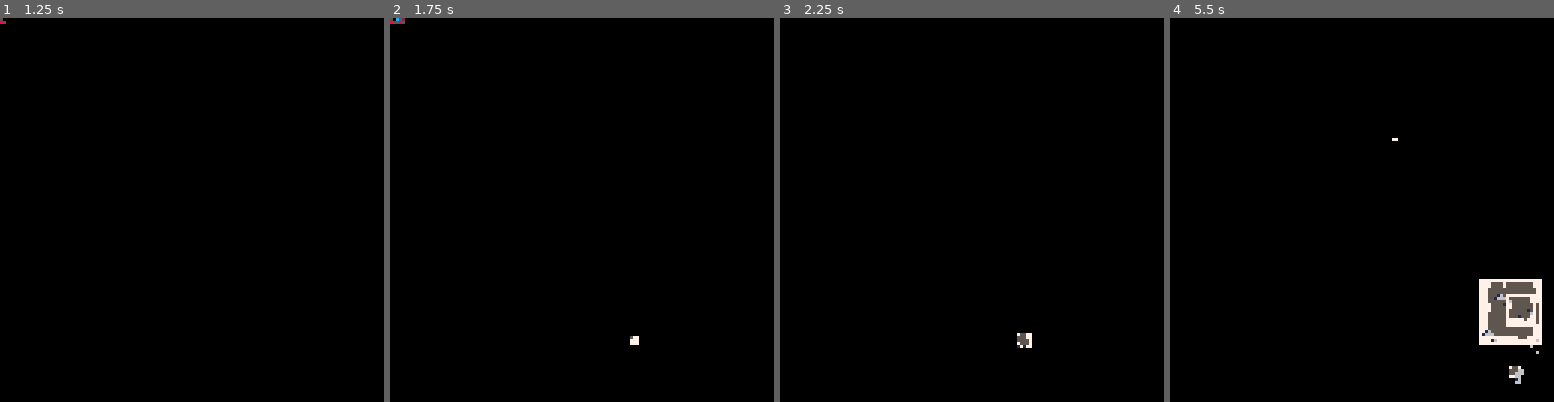
Above: before the commit, frames 1-4 (left to right).
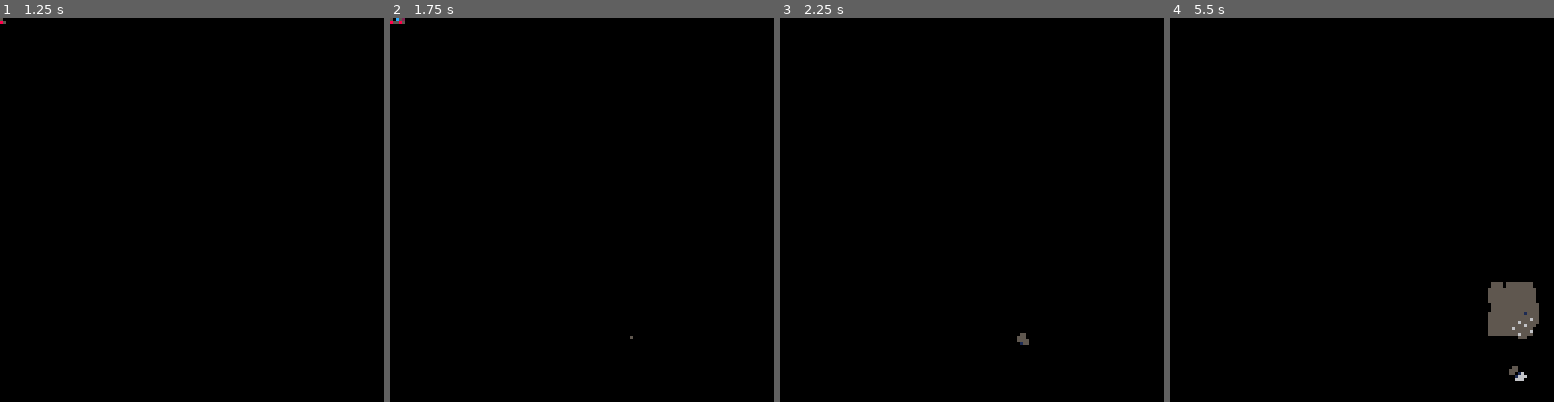
Above: after the commit, the same moments.

Repository: SlashScreen/asteroid-blaster
Game: PICO-8 cartridge asteroids.p8
Same seed, same stepped clock (60 frames per second), same inputs: the game is played once before the commit and once after it.
Inputs:
- Up to frame 1 (1.25 s): tap X (X key) at 0.33, 1.07 s
- Up to frame 2 (1.75 s): hold Right from 1.6 s (still down)
- Up to frame 3 (2.25 s): tap X (X key) at 1.85 s; release Right at 2.1 s; hold Up from 2.15 s (still down)
- Up to frame 4 (5.5 s): release Up at 2.42 s; hold Right 2.47-3.03 s; tap X (X key) at 2.97, 4.08, 5.2 s; hold Left 3.08-3.58 s; hold Down 3.63-3.97 s; hold Right 4.02-4.68 s; hold Up 4.73-5.03 s; hold Left from 5.08 s (still down)

Frame 1 is identical in both runs. In frame 2, less than 0.1% of the frame differs, in the area x 62-65%, y 82-86%; in frame 3, less than 0.1%; in frame 4, 1.7%, in the area x 57-97%, y 31-96%.

Commit message:
more assets n stuff

Diff:
--- a/asteroids.p8
+++ b/asteroids.p8
@@ -80,6 +80,9 @@
 		sspr(9,6,6,2,p.layers.thrusters.x-3.5,p.layers.thrusters.y)
 	elseif g.screen == "dead" then
 		--dead and store
+		spr(8,8,8)
+		spr(24,8,16)
+		spr(40,8,24)
 	end
 end
 -->8
@@ -114,7 +117,7 @@
 		y0 = (as.y+as.size/2)-(as.size/2)*(as.z/100)
 		x1 = (as.x+as.size/2)+(as.size/2)*(as.z/100)
 		y1 = (as.y+as.size/2)+(as.size/2)*(as.z/100)
-		rectfill(x0,y0,x1,y1,7)
+		--rectfill(x0,y0,x1,y1,7)
 		spsize = as.size*(as.z/100)--16*(as.size)*(as.z/100)
 		sspr((16*as.shape.sp),16,16,16,x0,y0,spsize,spsize)
 		for _,c in pairs(as.shape.craters) do
@@ -192,10 +195,10 @@
 	local sh = {}
 	local craters = {}
 	local pnts = {}
-	for i = 0,flr(rnd(3))+1,1 do
+	for i = 0,flr(rnd(2))+1,1 do
 		local crater = {}
-		crater.x = rnd(size)
-		crater.y = rnd(size)
+		crater.x = rnd(size/2)+size*.25
+		crater.y = rnd(size/2)+size*.25
 		crater.c = flr(rnd(3)+.5)
 		add(craters,crater)
 	end
Not shown, changed: 30 lines of the sprite sheet (__gfx__) section of asteroids.p8
